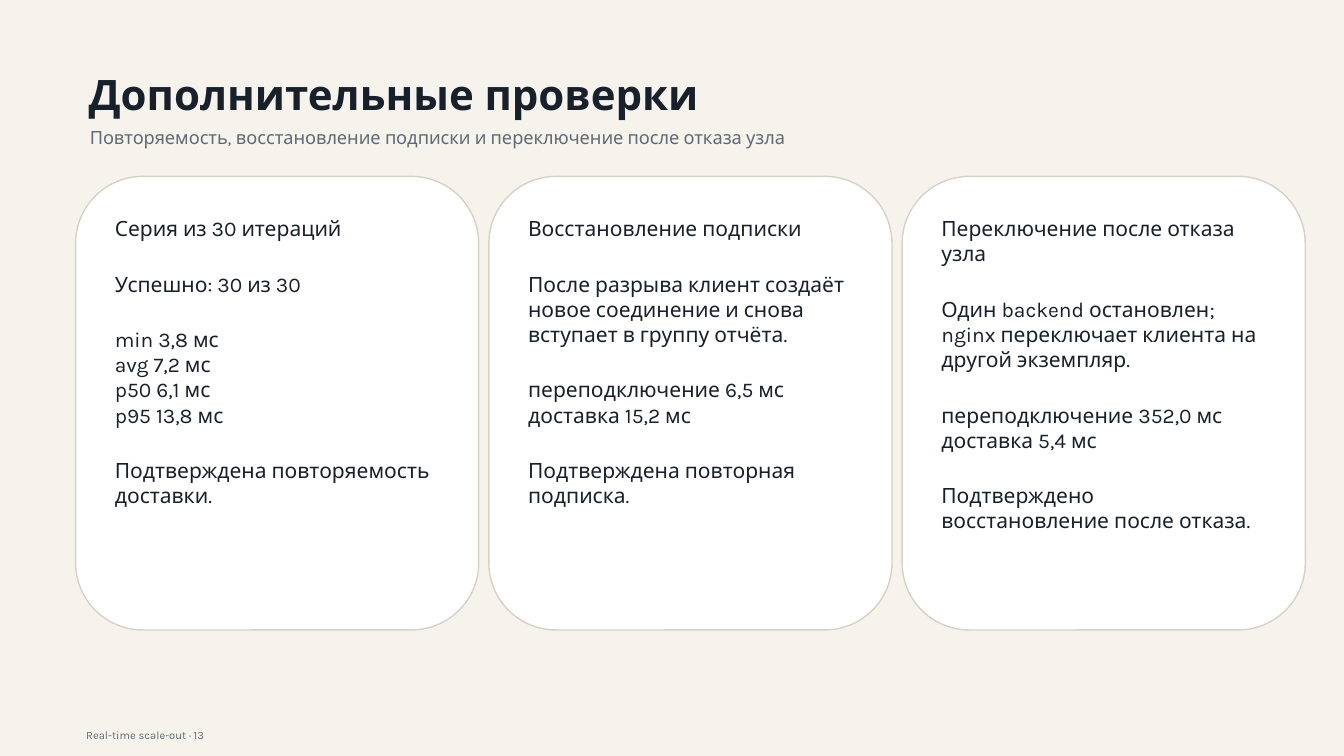
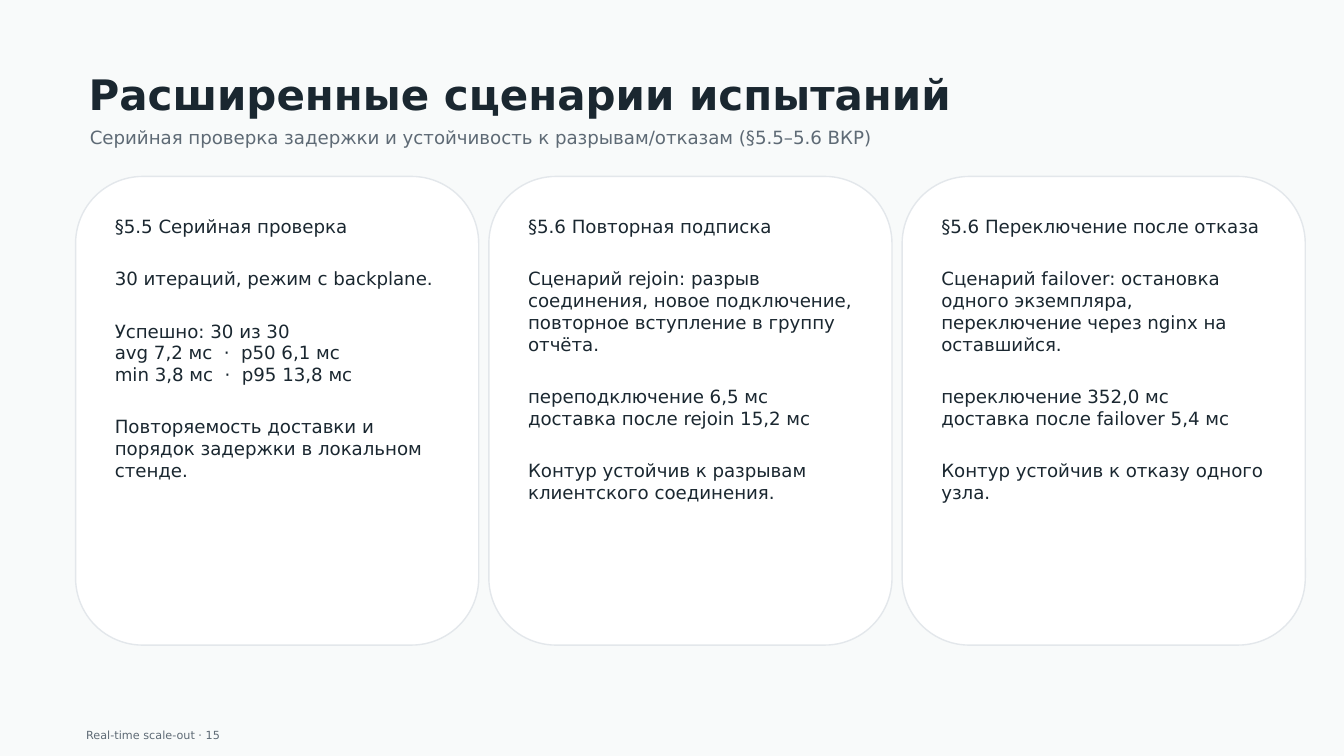
Before and after one commit to gently-whitesnow/final-qualifying-work, a slide deck: slide 15 of build/pptx/vkr-defense-draft.pptx (slide 13 before the commit). Drawn at 1344x756 pixels with LibreOffice and Linux fonts; fonts in the diff are those of the drawing. Boxes give left, top, right and bottom in pixels: in the first picture for what was removed or moved away, otherwise in the second. Text is boxed around its words. In the diff, an @@ line names an element or a change of style, - is before the commit and + after.

```diff
--- a/build/pptx/vkr-defense-draft.pptx
+++ b/build/pptx/vkr-defense-draft.pptx
@@ background #F6F3EC to #F8FAFA @@
@@ text at (89,78,951,119): text changed; font Karla to DejaVu Sans; text colour #18212B to #1A2730 @@
-Дополнительные проверки
+Расширенные сценарии испытаний
@@ text in rounded rectangle at (90,130,871,148): text changed; font Karla to DejaVu Sans @@
-Повторяемость, восстановление подписки и переключение после отказа узла
+Серийная проверка задержки и устойчивость к разрывам/отказам (§5.5–5.6 ВКР)
@@ rounded rectangle "§5.5 Серийная проверка": place and size @@
-rounded rectangle "§5.5 Серийная проверка" at (76,176,479,630)
+rounded rectangle "§5.5 Серийная проверка" at (76,176,479,645)
@@ rounded rectangle "§5.6 Повторная подписка": place and size @@
-rounded rectangle "§5.6 Повторная подписка" at (489,176,892,630)
+rounded rectangle "§5.6 Повторная подписка" at (489,176,892,645)
@@ outline #D7D2C7 1 pt to #E3E7EB 1 pt in 3 elements at (76,176,479,645), (489,176,892,645), (902,176,1306,645) @@
@@ rounded rectangle "§5.6 Переключение после отказа": place and size @@
-rounded rectangle "§5.6 Переключение после отказа" at (902,176,1306,630)
+rounded rectangle "§5.6 Переключение после отказа" at (902,176,1306,645)
@@ text in rounded rectangle at (115,219,432,289): text changed; size 15 to 13 pt; font Karla to DejaVu Sans; text colour #18212B to #1A2730 @@
-Серия из 30 итераций
+§5.5 Серийная проверка
+30 итераций, режим с backplane.
@@ text in rounded rectangle at (528,219,852,352): text changed; size 15 to 13 pt; font Karla to DejaVu Sans; text colour #18212B to #1A2730 @@
-Восстановление подписки
-После разрыва клиент создаёт новое соединение и снова вступает в группу отчёта.
+§5.6 Повторная подписка
+Сценарий rejoin: разрыв соединения, новое подключение, повторное вступление в группу отчёта.
@@ text in rounded rectangle at (941,219,1263,503): text changed; size 15 to 13 pt; font Karla to DejaVu Sans; text colour #18212B to #1A2730 @@
-Переключение после отказа узла
-Один backend остановлен; nginx переключает клиента на другой экземпляр.
-переподключение 352,0 мс
-доставка 5,4 мс
-Подтверждено восстановление после отказа.
+§5.6 Переключение после отказа
+Сценарий failover: остановка одного экземпляра, переключение через nginx на оставшийся.
+переключение 352,0 мс
+доставка после failover 5,4 мс
+Контур устойчив к отказу одного узла.
@@ text in rounded rectangle at (115,324,289,339): size 15 to 13 pt, font Karla to DejaVu Sans, text colour #18212B to #1A2730 in "Успешно: 30 из 30" @@
@@ text in rounded rectangle at (115,345,422,480): text changed; size 15 to 13 pt; font Karla to DejaVu Sans; text colour #18212B to #1A2730 @@
-min 3,8 мс
-avg 7,2 мс
-p50 6,1 мс
-p95 13,8 мс
-Подтверждена повторяемость доставки.
+avg 7,2 мс · p50 6,1 мс
+min 3,8 мс · p95 13,8 мс
+Повторяемость доставки и порядок задержки в локальном стенде.
@@ text in rounded rectangle at (528,389,768,407): size 15 to 13 pt, font Karla to DejaVu Sans, text colour #18212B to #1A2730 in "переподключение 6,5 мс" @@
@@ text in rounded rectangle at (528,411,810,502): text changed; size 15 to 13 pt; font Karla to DejaVu Sans; text colour #18212B to #1A2730 @@
-доставка 15,2 мс
-Подтверждена повторная подписка.
+доставка после rejoin 15,2 мс
+Контур устойчив к разрывам клиентского соединения.
@@ text at (86,731,220,739): text changed; font Karla to DejaVu Sans @@
-Real-time scale-out · 13
+Real-time scale-out · 15
```
Also in this commit, not shown: 6 other slides changed, 11 slides added, 8 slides removed, 31 other files.
